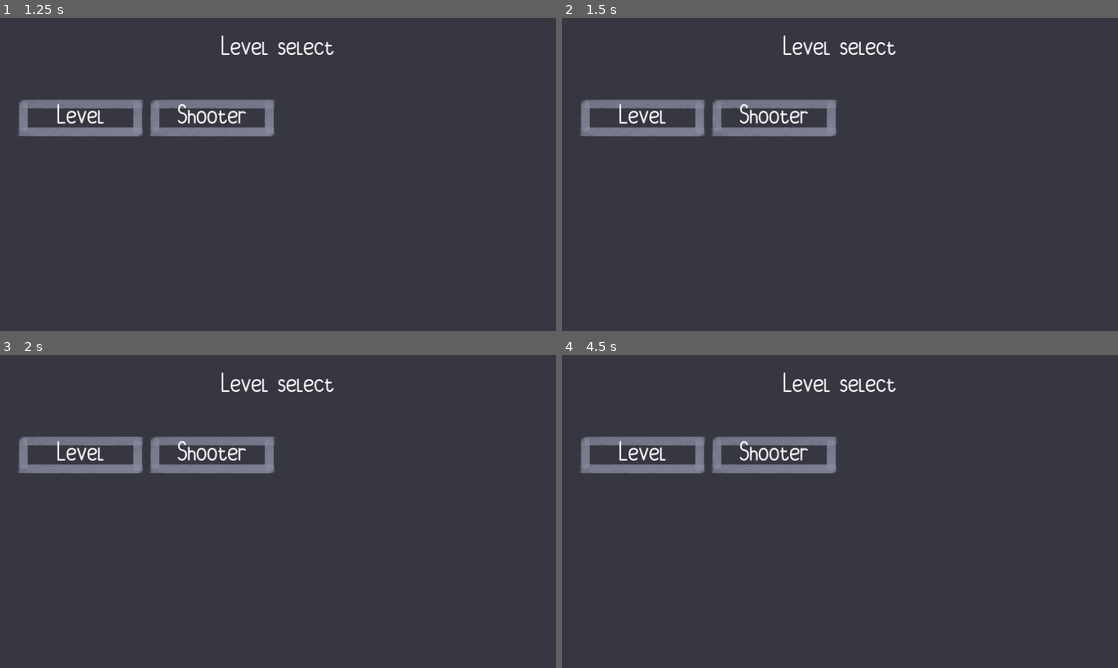
Above: before the commit, frames 1-4 (two rows, left to right).
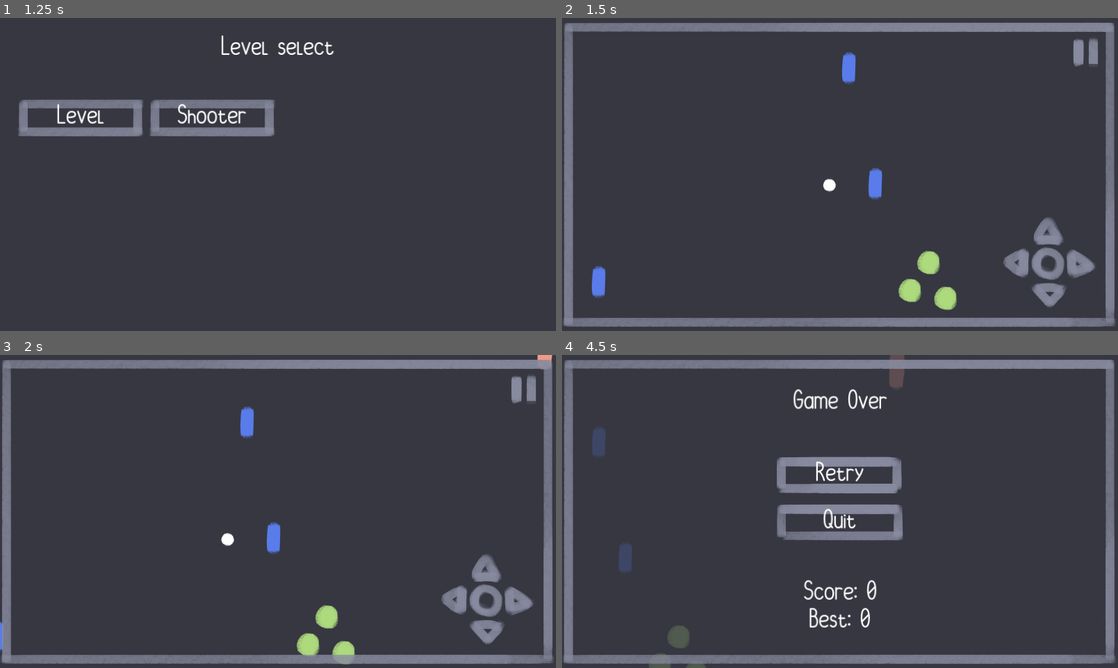
Above: after the commit, the same moments.

Repository: TrueMishamol/godot_interworld_ambit
Game: Godot game, scene res://levels/menu/menu_main_menu.tscn
Two runs of this game, one before a commit and one after it. Both use one fixed random seed, a clock stepped at 60 frames per second and the inputs below.
Inputs (mouse positions are in pixels of both pictures, inside the frame that each line leads up to):
- Up to frame 1 (1.25 s): click "Start" at 0.5 s
- Up to frame 2 (1.5 s): click "Level" at 1.25 s
- Up to frame 3 (2 s): no input
- Up to frame 4 (4.5 s): move the mouse to (962, 495) at 2.02 s; hold D (right) 2.03-2.78 s; move the mouse to (728, 527) at 2.77 s; hold S (down) 2.78-3.53 s; move the mouse to (895, 442) at 3.52 s; hold D (right) 3.53-4.28 s; move the mouse to (812, 574) at 4.27 s; hold W (up) from 4.28 s (still down)

Frame 1 is identical in both runs. In frame 2, 16% of the frame differs, in the area x 0-100%, y 1-99%; in frame 3, 16%; in frame 4, 17%, in the area x 0-100%, y 0-100%.

Commit message:
Clean up

Diff:
--- a/levels/chapter_1/level.tscn
+++ b/levels/chapter_1/level.tscn
@@ -1,12 +1,12 @@
 [gd_scene load_steps=12 format=3 uid="uid://sahjam5ngmdg"]
 
-[ext_resource type="PackedScene" uid="uid://ce8pahnosn5rr" path="res://scenes/managers/game_pause.tscn" id="1_fjmbr"]
-[ext_resource type="PackedScene" uid="uid://cshmhfi1bmqqp" path="res://scenes/managers/game_over.tscn" id="2_woslb"]
-[ext_resource type="PackedScene" uid="uid://l40hahm7j6l" path="res://scenes/ui/ingame_ui.tscn" id="3_n7aku"]
-[ext_resource type="PackedScene" uid="uid://edy4wxcyhdgu" path="res://scenes/player/player.tscn" id="4_ldw37"]
-[ext_resource type="PackedScene" uid="uid://c6ybtfco3lbt2" path="res://scenes/enviroment/movable_level_borders.tscn" id="5_kce3g"]
-[ext_resource type="PackedScene" uid="uid://cnwcq6akkp0hu" path="res://scenes/enemy/enemy.tscn" id="6_qsrok"]
-[ext_resource type="PackedScene" uid="uid://cxp3s6hkpg1a5" path="res://scenes/enviroment/activator.tscn" id="7_7hevh"]
+[ext_resource type="PackedScene" uid="uid://ce8pahnosn5rr" path="res://nodes/managers/game_pause.tscn" id="1_fjmbr"]
+[ext_resource type="PackedScene" uid="uid://cshmhfi1bmqqp" path="res://nodes/managers/game_over.tscn" id="2_woslb"]
+[ext_resource type="PackedScene" uid="uid://l40hahm7j6l" path="res://nodes/ui/ingame_ui.tscn" id="3_n7aku"]
+[ext_resource type="PackedScene" uid="uid://edy4wxcyhdgu" path="res://nodes/player/player.tscn" id="4_ldw37"]
+[ext_resource type="PackedScene" uid="uid://c6ybtfco3lbt2" path="res://nodes/enviroment/movable_level_borders.tscn" id="5_kce3g"]
+[ext_resource type="PackedScene" uid="uid://cnwcq6akkp0hu" path="res://nodes/enemy/enemy.tscn" id="6_qsrok"]
+[ext_resource type="PackedScene" uid="uid://cxp3s6hkpg1a5" path="res://nodes/enviroment/activator.tscn" id="7_7hevh"]
 [ext_resource type="Texture2D" uid="uid://6jmn8a0gpdk2" path="res://visual/entities/plant.png" id="8_odaao"]
 [ext_resource type="Texture2D" uid="uid://b5cvjxixt6li8" path="res://visual/entities/item.png" id="9_lvmth"]
 [ext_resource type="Texture2D" uid="uid://2ttbmgopuocb" path="res://visual/entities/activator.png" id="10_khith"]
--- a/levels/chapter_1/level_shooter.tscn
+++ b/levels/chapter_1/level_shooter.tscn
@@ -1,11 +1,12 @@
 [gd_scene load_steps=8 format=3 uid="uid://c3h4huvird77m"]
 
-[ext_resource type="PackedScene" uid="uid://c6ybtfco3lbt2" path="res://scenes/enviroment/movable_level_borders.tscn" id="1_2socu"]
-[ext_resource type="PackedScene" uid="uid://ce8pahnosn5rr" path="res://scenes/managers/game_pause.tscn" id="1_s688o"]
-[ext_resource type="PackedScene" uid="uid://l40hahm7j6l" path="res://scenes/ui/ingame_ui.tscn" id="2_7cm1u"]
-[ext_resource type="PackedScene" uid="uid://cshmhfi1bmqqp" path="res://scenes/managers/game_over.tscn" id="2_tlajo"]
-[ext_resource type="PackedScene" uid="uid://edy4wxcyhdgu" path="res://scenes/player/player.tscn" id="4_ycgks"]
-[ext_resource type="PackedScene" uid="uid://cnwcq6akkp0hu" path="res://scenes/enemy/enemy.tscn" id="5_sjwnx"]
+[ext_resource type="PackedScene" uid="uid://c6ybtfco3lbt2" path="res://nodes/enviroment/movable_level_borders.tscn" id="1_2socu"]
+[ext_resource type="PackedScene" uid="uid://ce8pahnosn5rr" path="res://nodes/managers/game_pause.tscn" id="1_s688o"]
+[ext_resource type="PackedScene" uid="uid://l40hahm7j6l" path="res://nodes/ui/ingame_ui.tscn" id="2_7cm1u"]
+[ext_resource type="PackedScene" uid="uid://cshmhfi1bmqqp" path="res://nodes/managers/game_over.tscn" id="2_tlajo"]
+[ext_resource type="PackedScene" uid="uid://edy4wxcyhdgu" path="res://nodes/player/player.tscn" id="4_ycgks"]
+[ext_resource type="PackedScene" uid="uid://cnwcq6akkp0hu" path="res://nodes/enemy/enemy.tscn" id="5_sjwnx"]
+
 
 [sub_resource type="Curve2D" id="Curve2D_3jxmn"]
 _data = {
--- a/levels/menu/menu_level_select.tscn
+++ b/levels/menu/menu_level_select.tscn
@@ -3,8 +3,7 @@
 [ext_resource type="Theme" uid="uid://d2p58ngrkwytp" path="res://visual/theme/puffed_bun.tres" id="1_1ngoi"]
 [ext_resource type="Texture2D" uid="uid://bg6c3d5odifpt" path="res://ui/sprites/pause_menu_button_1.png" id="2_qwxi4"]
 [ext_resource type="Texture2D" uid="uid://8d16qogvh3ti" path="res://ui/sprites/pause_menu_button_1_pressed.png" id="3_yx1a8"]
-[ext_resource type="Script" path="res://scenes/ui/scene_switch_button.gd" id="4_5a2b0"]
-
+[ext_resource type="Script" path="res://nodes/ui/scene_switch_button.gd" id="4_5a2b0"]
 
 [node name="LevelSelectScreen" type="Control"]
 layout_mode = 3
@@ -57,7 +56,7 @@
 texture_pressed = ExtResource("3_yx1a8")
 texture_disabled = ExtResource("3_yx1a8")
 script = ExtResource("4_5a2b0")
-level_path = "res://scenes/levels/level.tscn"
+level_path = "res://levels/chapter_1/level.tscn"
 
 [node name="Label" type="Label" parent="ScrollContainer/GridContainer/MenuButton"]
 layout_mode = 1
@@ -77,7 +76,7 @@
 texture_pressed = ExtResource("3_yx1a8")
 texture_disabled = ExtResource("3_yx1a8")
 script = ExtResource("4_5a2b0")
-level_path = "res://scenes/levels/level_shooter.tscn"
+level_path = "res://levels/chapter_1/level_shooter.tscn"
 
 [node name="Label" type="Label" parent="ScrollContainer/GridContainer/MenuButton2"]
 layout_mode = 1
@@ -90,5 +89,5 @@
 horizontal_alignment = 1
 vertical_alignment = 1
 
-[connection signal="pressed" from="ScrollContainer/GridContainer/MenuButton" to="ScrollContainer/GridContainer/MenuButton" method="_on_pressed" flags=18]
-[connection signal="pressed" from="ScrollContainer/GridContainer/MenuButton2" to="ScrollContainer/GridContainer/MenuButton2" method="_on_pressed" flags=18]
+[connection signal="pressed" from="ScrollContainer/GridContainer/MenuButton" to="ScrollContainer/GridContainer/MenuButton" method="_on_pressed"]
+[connection signal="pressed" from="ScrollContainer/GridContainer/MenuButton2" to="ScrollContainer/GridContainer/MenuButton2" method="_on_pressed"]
--- a/levels/menu/menu_main_menu.tscn
+++ b/levels/menu/menu_main_menu.tscn
@@ -5,7 +5,7 @@
 [ext_resource type="Texture2D" uid="uid://bg6c3d5odifpt" path="res://ui/sprites/pause_menu_button_1.png" id="2_8gwno"]
 [ext_resource type="Texture2D" uid="uid://8d16qogvh3ti" path="res://ui/sprites/pause_menu_button_1_pressed.png" id="3_7nteh"]
 [ext_resource type="Texture2D" uid="uid://5umdrgnfapwd" path="res://ui/sprites/mishamol.svg" id="3_w51kw"]
-[ext_resource type="Script" path="res://scenes/ui/scene_switch_button.gd" id="4_qkecg"]
+[ext_resource type="Script" path="res://nodes/ui/scene_switch_button.gd" id="4_qkecg"]
 
 [node name="MainMenu" type="Control"]
 layout_mode = 3
--- a/scenes/enemy/enemy.gd
+++ b/nodes/enemy/enemy.gd
@@ -48,7 +48,7 @@
 #	player_chase = true
 
 
-func _on_detection_area_body_exited(body):
+func _on_detection_area_body_exited(_body):
 	player = null
 	player_chase = false
 
--- a/scenes/enemy/enemy.tscn
+++ b/nodes/enemy/enemy.tscn
@@ -1,7 +1,8 @@
 [gd_scene load_steps=4 format=3 uid="uid://cnwcq6akkp0hu"]
 
 [ext_resource type="Texture2D" uid="uid://delxc2vcfuk0x" path="res://visual/entities/enemy.png" id="1_2p61e"]
-[ext_resource type="Script" path="res://scenes/enemy/enemy.gd" id="1_fni8h"]
+[ext_resource type="Script" path="res://nodes/enemy/enemy.gd" id="1_fni8h"]
+
 
 [sub_resource type="CircleShape2D" id="CircleShape2D_qxwn1"]
 radius = 1467.92
--- a/scenes/enviroment/movable_level_borders.tscn
+++ b/nodes/enviroment/movable_level_borders.tscn
@@ -1,6 +1,7 @@
 [gd_scene load_steps=3 format=3 uid="uid://c6ybtfco3lbt2"]
 
-[ext_resource type="Script" path="res://scenes/enviroment/movable_level_borders.gd" id="1_l0hxf"]
+[ext_resource type="Script" path="res://nodes/enviroment/movable_level_borders.gd" id="1_l0hxf"]
+
 
 [sub_resource type="RectangleShape2D" id="RectangleShape2D_ooqtn"]
 size = Vector2(1236, 670)
--- a/scenes/managers/game_over.tscn
+++ b/nodes/managers/game_over.tscn
@@ -1,6 +1,7 @@
 [gd_scene load_steps=2 format=3 uid="uid://cshmhfi1bmqqp"]
 
-[ext_resource type="Script" path="res://scenes/managers/game_over.gd" id="1_0ssp7"]
+[ext_resource type="Script" path="res://nodes/managers/game_over.gd" id="1_0ssp7"]
+
 
 [node name="GameOver" type="Node"]
 script = ExtResource("1_0ssp7")
--- a/scenes/managers/game_pause.gd
+++ b/nodes/managers/game_pause.gd
@@ -10,16 +10,16 @@
 
 
 func _on_ingame_ui_game_paused():
-	pause_game()
+	_pause_game()
 
 
 func _on_ingame_ui_game_unpaused():
-	run_game()
+	_run_game()
 
 
-func pause_game():
+func _pause_game():
 	get_tree().set_deferred("paused", true)
 
 
-func run_game():
+func _run_game():
 	get_tree().set_deferred("paused", false)
--- a/scenes/managers/game_pause.tscn
+++ b/nodes/managers/game_pause.tscn
@@ -1,6 +1,7 @@
 [gd_scene load_steps=2 format=3 uid="uid://ce8pahnosn5rr"]
 
-[ext_resource type="Script" path="res://scenes/managers/game_pause.gd" id="1_pjgj1"]
+[ext_resource type="Script" path="res://nodes/managers/game_pause.gd" id="1_pjgj1"]
+
 
 [node name="GamePause" type="Node"]
 script = ExtResource("1_pjgj1")
--- a/scenes/player/player.gd
+++ b/nodes/player/player.gd
@@ -46,5 +46,5 @@
 	queue_free()
 
 
-func _on_player_fell_off_the_screen(body):
+func _on_player_fell_off_the_screen(_body):
 	die()
--- a/scenes/player/player.tscn
+++ b/nodes/player/player.tscn
@@ -1,7 +1,8 @@
 [gd_scene load_steps=4 format=3 uid="uid://edy4wxcyhdgu"]
 
-[ext_resource type="Script" path="res://scenes/player/player.gd" id="1_cvo1v"]
+[ext_resource type="Script" path="res://nodes/player/player.gd" id="1_cvo1v"]
 [ext_resource type="Texture2D" uid="uid://csy3o581rvpp6" path="res://visual/entities/player.png" id="1_hrqbb"]
+
 
 [sub_resource type="CircleShape2D" id="CircleShape2D_gvepk"]
 radius = 25.02
--- a/scenes/ui/controls_ui.tscn
+++ b/nodes/ui/controls_ui.tscn
@@ -1,7 +1,7 @@
 [gd_scene load_steps=14 format=3 uid="uid://dny75u2i3tq8w"]
 
 [ext_resource type="Texture2D" uid="uid://b3psjlenre31n" path="res://ui/sprites/pause_button.png" id="1_n0oek"]
-[ext_resource type="Script" path="res://scenes/ui/controls_ui.gd" id="1_p8hgk"]
+[ext_resource type="Script" path="res://nodes/ui/controls_ui.gd" id="1_p8hgk"]
 [ext_resource type="Texture2D" uid="uid://ds23n5f1x8lrx" path="res://ui/sprites/pause_button_pressed.png" id="2_7tgkg"]
 [ext_resource type="Texture2D" uid="uid://bxr3rjrekdjcd" path="res://ui/sprites/controller_down.png" id="3_tdifx"]
 [ext_resource type="Texture2D" uid="uid://c3qlf2m15se3j" path="res://ui/sprites/controller_down_pressed.png" id="4_q80wk"]
@@ -13,6 +13,7 @@
 [ext_resource type="Texture2D" uid="uid://i5pijbw66nok" path="res://ui/sprites/controller_up_pressed.png" id="10_qugn7"]
 [ext_resource type="Texture2D" uid="uid://diowaaftvieio" path="res://ui/sprites/controller_interact.png" id="11_msqd7"]
 [ext_resource type="Texture2D" uid="uid://dpvf7pgvxyvcg" path="res://ui/sprites/controller_interact_pressed.png" id="12_x3s5u"]
+
 
 [node name="ControlsUI" type="Control"]
 layout_mode = 3
--- a/scenes/ui/game_over_screen.gd
+++ b/nodes/ui/game_over_menu.gd
@@ -1,12 +1,9 @@
 extends Control
 
 
-signal retry
-
-
 func _on_retry_pressed():
+	get_tree().set_deferred("paused", false)
 	get_tree().reload_current_scene()
-	retry.emit()
 
 
 func set_score(value):
--- a/scenes/ui/game_over_screen.tscn
+++ b/nodes/ui/game_over_menu.tscn
@@ -1,15 +1,14 @@
 [gd_scene load_steps=8 format=3 uid="uid://furbuj34t38t"]
 
 [ext_resource type="Theme" uid="uid://d2p58ngrkwytp" path="res://visual/theme/puffed_bun.tres" id="1_k4h6j"]
-[ext_resource type="Script" path="res://scenes/ui/game_over_screen.gd" id="2_34nbb"]
+[ext_resource type="Script" path="res://nodes/ui/game_over_menu.gd" id="2_34nbb"]
 [ext_resource type="Texture2D" uid="uid://c2wodoi6746bm" path="res://ui/sprites/pause_menu_button_2.png" id="2_eq3s6"]
 [ext_resource type="Texture2D" uid="uid://x81fwns1bn7t" path="res://ui/sprites/pause_menu_button_2_pressed.png" id="3_ydmhb"]
 [ext_resource type="Texture2D" uid="uid://b5pbuhwy2c23m" path="res://ui/sprites/pause_menu_button_3.png" id="4_14e34"]
 [ext_resource type="Texture2D" uid="uid://bemplgjqyijgf" path="res://ui/sprites/pause_menu_button_3_pressed.png" id="5_c844n"]
-[ext_resource type="Script" path="res://scenes/ui/scene_switch_button.gd" id="7_46kku"]
+[ext_resource type="Script" path="res://nodes/ui/scene_switch_button.gd" id="7_46kku"]
 
-
-[node name="GameOverScreen" type="Control"]
+[node name="GameOverMenu" type="Control"]
 layout_mode = 3
 anchors_preset = 15
 anchor_right = 1.0
@@ -127,7 +126,7 @@
 texture_pressed = ExtResource("5_c844n")
 texture_disabled = ExtResource("5_c844n")
 script = ExtResource("7_46kku")
-level_path = "res://scenes/levels/menu/menu_level_select.tscn"
+level_path = "res://levels/menu/menu_level_select.tscn"
 
 [node name="Label" type="Label" parent="GameOverScreen/Quit"]
 layout_mode = 1
--- a/scenes/ui/ingame_ui.tscn
+++ b/nodes/ui/ingame_ui.tscn
@@ -1,12 +1,11 @@
 [gd_scene load_steps=7 format=3 uid="uid://l40hahm7j6l"]
 
-[ext_resource type="Script" path="res://scenes/ui/ingame_ui.gd" id="1_hqhek"]
-[ext_resource type="PackedScene" uid="uid://dny75u2i3tq8w" path="res://scenes/ui/controls_ui.tscn" id="2_txoh5"]
-[ext_resource type="PackedScene" uid="uid://bksr7xyasmmpp" path="res://scenes/ui/options_menu.tscn" id="5_3c70s"]
-[ext_resource type="PackedScene" uid="uid://furbuj34t38t" path="res://scenes/ui/game_over_screen.tscn" id="13_tmpf0"]
-[ext_resource type="PackedScene" uid="uid://bw4w5u3hv70j0" path="res://scenes/ui/pause_menu.tscn" id="14_j7i7s"]
+[ext_resource type="Script" path="res://nodes/ui/ingame_ui.gd" id="1_hqhek"]
+[ext_resource type="PackedScene" uid="uid://dny75u2i3tq8w" path="res://nodes/ui/controls_ui.tscn" id="2_txoh5"]
+[ext_resource type="PackedScene" uid="uid://bksr7xyasmmpp" path="res://nodes/ui/options_menu.tscn" id="5_3c70s"]
+[ext_resource type="PackedScene" uid="uid://furbuj34t38t" path="res://nodes/ui/game_over_menu.tscn" id="13_tmpf0"]
+[ext_resource type="PackedScene" uid="uid://bw4w5u3hv70j0" path="res://nodes/ui/pause_menu.tscn" id="14_j7i7s"]
 [ext_resource type="Texture2D" uid="uid://c0huryriawnve" path="res://ui/sprites/screen_border.png" id="15_ien1g"]
-
 
 [node name="IngameUI" type="CanvasLayer"]
 process_mode = 3
@@ -43,6 +42,5 @@
 texture = ExtResource("15_ien1g")
 
 [connection signal="game_paused" from="Controls" to="." method="_on_controls_game_paused"]
-[connection signal="retry" from="GameOver" to="." method="_on_game_over_retry"]
 [connection signal="options" from="Pause" to="." method="_on_pause_menu_options"]
 [connection signal="resume" from="Pause" to="." method="_on_pause_menu_resume"]
--- a/scenes/ui/pause_menu.tscn
+++ b/nodes/ui/pause_menu.tscn
@@ -1,15 +1,15 @@
 [gd_scene load_steps=11 format=3 uid="uid://bw4w5u3hv70j0"]
 
 [ext_resource type="Theme" uid="uid://d2p58ngrkwytp" path="res://visual/theme/puffed_bun.tres" id="1_5tikq"]
-[ext_resource type="Script" path="res://scenes/ui/pause_menu.gd" id="1_rg50p"]
-[ext_resource type="Texture2D" uid="uid://cme0dp0oa7q7l" path="res://visual/ui/pause_menu_outline.png" id="2_m0nub"]
-[ext_resource type="Texture2D" uid="uid://bg6c3d5odifpt" path="res://visual/ui/pause_menu_button_1.png" id="3_gwmq8"]
-[ext_resource type="Texture2D" uid="uid://8d16qogvh3ti" path="res://visual/ui/pause_menu_button_1_pressed.png" id="4_j8p6m"]
-[ext_resource type="Texture2D" uid="uid://c2wodoi6746bm" path="res://visual/ui/pause_menu_button_2.png" id="5_03vas"]
-[ext_resource type="Texture2D" uid="uid://x81fwns1bn7t" path="res://visual/ui/pause_menu_button_2_pressed.png" id="6_x2igm"]
-[ext_resource type="Texture2D" uid="uid://b5pbuhwy2c23m" path="res://visual/ui/pause_menu_button_3.png" id="7_hek1w"]
-[ext_resource type="Texture2D" uid="uid://bemplgjqyijgf" path="res://visual/ui/pause_menu_button_3_pressed.png" id="8_6e6u7"]
-[ext_resource type="Script" path="res://scenes/ui/scene_switch_button.gd" id="10_rgb34"]
+[ext_resource type="Script" path="res://nodes/ui/pause_menu.gd" id="1_rg50p"]
+[ext_resource type="Texture2D" uid="uid://cme0dp0oa7q7l" path="res://ui/sprites/pause_menu_outline.png" id="2_m0nub"]
+[ext_resource type="Texture2D" uid="uid://bg6c3d5odifpt" path="res://ui/sprites/pause_menu_button_1.png" id="3_gwmq8"]
+[ext_resource type="Texture2D" uid="uid://8d16qogvh3ti" path="res://ui/sprites/pause_menu_button_1_pressed.png" id="4_j8p6m"]
+[ext_resource type="Texture2D" uid="uid://c2wodoi6746bm" path="res://ui/sprites/pause_menu_button_2.png" id="5_03vas"]
+[ext_resource type="Texture2D" uid="uid://x81fwns1bn7t" path="res://ui/sprites/pause_menu_button_2_pressed.png" id="6_x2igm"]
+[ext_resource type="Texture2D" uid="uid://b5pbuhwy2c23m" path="res://ui/sprites/pause_menu_button_3.png" id="7_hek1w"]
+[ext_resource type="Texture2D" uid="uid://bemplgjqyijgf" path="res://ui/sprites/pause_menu_button_3_pressed.png" id="8_6e6u7"]
+[ext_resource type="Script" path="res://nodes/ui/scene_switch_button.gd" id="10_rgb34"]
 
 [node name="PauseMenu" type="Control"]
 layout_mode = 3
@@ -116,7 +116,7 @@
 texture_pressed = ExtResource("8_6e6u7")
 texture_disabled = ExtResource("8_6e6u7")
 script = ExtResource("10_rgb34")
-level_path = "res://scenes/levels/menu/menu_level_select.tscn"
+level_path = "res://levels/menu/menu_level_select.tscn"
 
 [node name="Label" type="Label" parent="PauseMenu/Quit"]
 layout_mode = 1
--- a/scenes/ui/scene_switch_button.tscn
+++ b/nodes/ui/scene_switch_button.tscn
@@ -3,7 +3,8 @@
 [ext_resource type="Texture2D" uid="uid://bg6c3d5odifpt" path="res://ui/sprites/pause_menu_button_1.png" id="1_4elta"]
 [ext_resource type="Theme" uid="uid://d2p58ngrkwytp" path="res://visual/theme/puffed_bun.tres" id="1_314h7"]
 [ext_resource type="Texture2D" uid="uid://8d16qogvh3ti" path="res://ui/sprites/pause_menu_button_1_pressed.png" id="2_wnblg"]
-[ext_resource type="Script" path="res://scenes/ui/scene_switch_button.gd" id="4_uiw4i"]
+[ext_resource type="Script" path="res://nodes/ui/scene_switch_button.gd" id="4_uiw4i"]
+
 
 [node name="SceneSwitchButton" type="TextureButton"]
 offset_right = 40.0
--- a/project.godot
+++ b/project.godot
@@ -85,6 +85,16 @@
 "events": [Object(InputEventKey,"resource_local_to_scene":false,"resource_name":"","device":-1,"window_id":0,"alt_press …(182 unchanged characters)…
 ]
 }
+quit={
+"deadzone": 0.5,
+"events": [Object(InputEventKey,"resource_local_to_scene":false,"resource_name":"","device":-1,"window_id":0,"alt_pressed":false,"shift_pressed":false,"ctrl_pressed":false,"meta_pressed":false,"pressed":false,"keycode":0,"physical_keycode":96,"key_label":0,"unicode":96,"echo":false,"script":null)
+]
+}
+fullscreen={
+"deadzone": 0.5,
+"events": [Object(InputEventKey,"resource_local_to_scene":false,"resource_name":"","device":-1,"window_id":0,"alt_pressed":false,"shift_pressed":false,"ctrl_pressed":false,"meta_pressed":false,"pressed":false,"keycode":0,"physical_keycode":4194342,"key_label":0,"unicode":0,"echo":false,"script":null)
+]
+}
 
 [layer_names]
 
Renamed: scenes/enviroment/activator.tscn -> nodes/enviroment/activator.tscn
Renamed: scenes/enviroment/movable_level_borders.gd -> nodes/enviroment/movable_level_borders.gd
Renamed: scenes/managers/game_over.gd -> nodes/managers/game_over.gd
Renamed: scenes/ui/controls_ui.gd -> nodes/ui/controls_ui.gd
Renamed: scenes/ui/ingame_ui.gd -> nodes/ui/ingame_ui.gd
Renamed: scenes/ui/options_menu.tscn -> nodes/ui/options_menu.tscn
Renamed: scenes/ui/pause_menu.gd -> nodes/ui/pause_menu.gd
Renamed: scenes/ui/scene_switch_button.gd -> nodes/ui/scene_switch_button.gd
